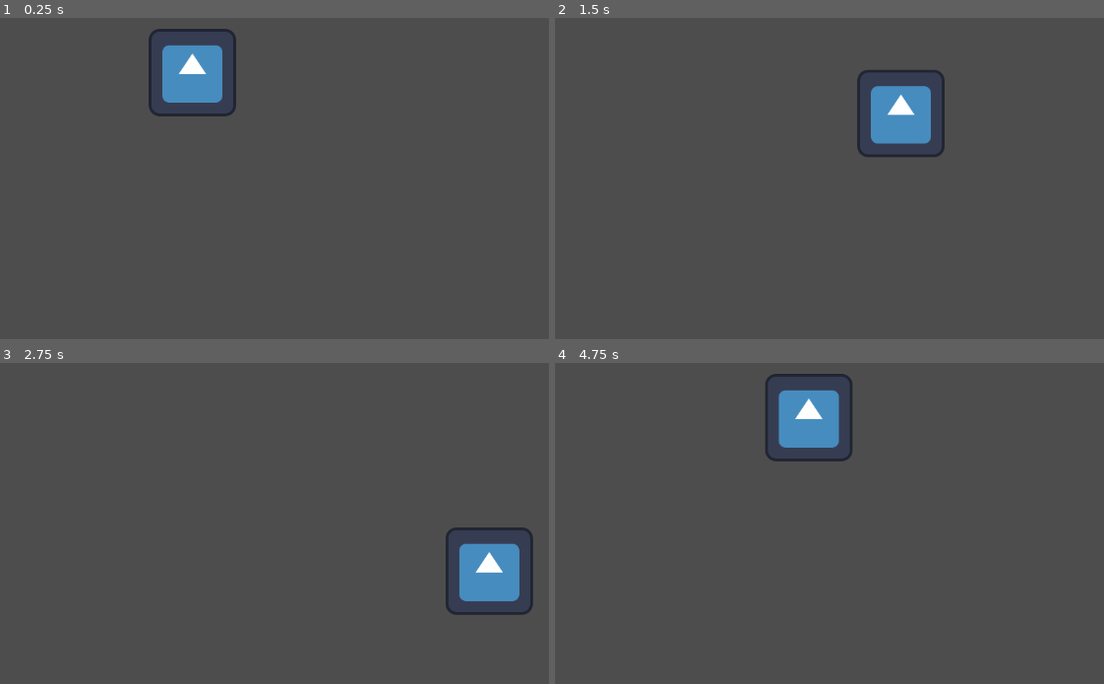
Above: before the commit, frames 1-4 (two rows, left to right).
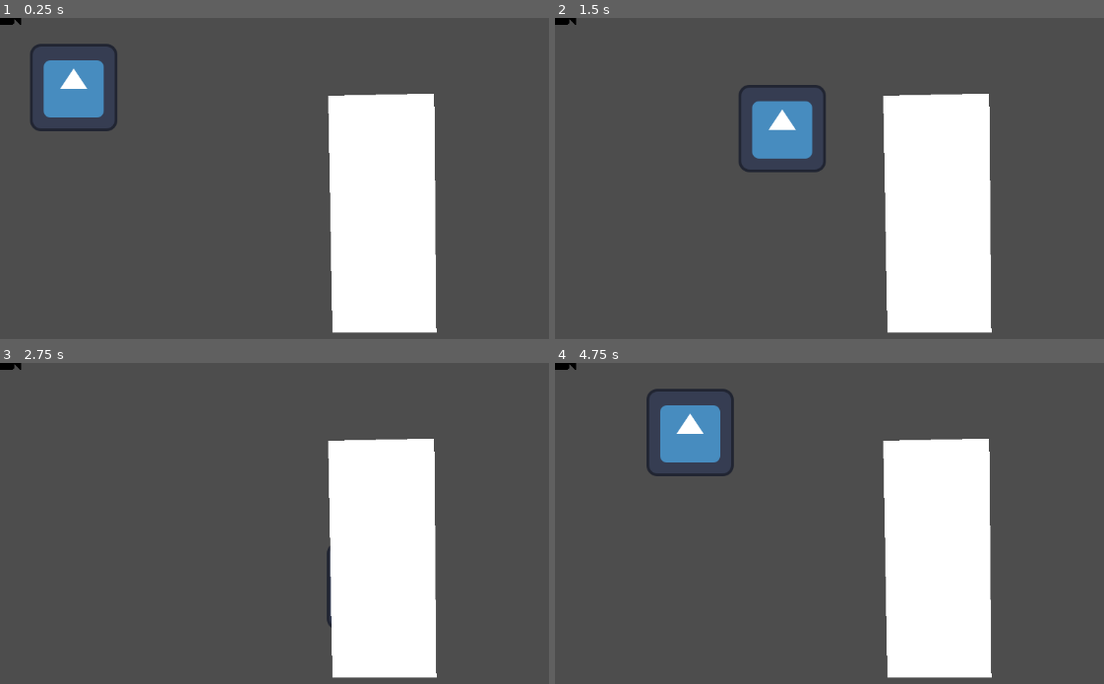
Above: after the commit, the same moments.

Repository: perrycate/ggj-2026
Game: Godot game, scene res://scenes/world/game.tscn
Two runs of this game, one before a commit and one after it. Both use one fixed random seed, a clock stepped at 60 frames per second and the inputs below. The engine's default icon, where the game draws it, is replaced by a stand-in: a white triangle on a blue panel in a dark square.
Inputs:
- Up to frame 1 (0.25 s): no input
- Up to frame 2 (1.5 s): tap Enter at 0.5 s; hold D (move_right) 0.53-1.28 s; hold S (move_down) from 1.28 s (still down)
- Up to frame 3 (2.75 s): release S (move_down) at 2.03 s; hold D (move_right) from 2.03 s (still down)
- Up to frame 4 (4.75 s): release D (move_right) at 2.78 s; hold W (move_up) 2.78-3.53 s; hold A (move_left) from 3.53 s (still down)

The runs differ from the first frame. In frame 1, 19% of the frame differs, in the area x 0-80%, y 0-99%; in frame 2, 18%; in frame 3, 17%; in frame 4, 19%.

Commit message:
player and watcher created. basic world created

Diff:
--- /dev/null
+++ b/scenes/camera/camera.tscn
@@ -0,0 +1,11 @@
+[gd_scene load_steps=3 format=3 uid="uid://qwvh0nx7hhec"]
+
+[ext_resource type="Script" uid="uid://d2b73pyf7btsx" path="res://scripts/watcher/camera.gd" id="1_6m2n3"]
+[ext_resource type="Texture2D" uid="uid://ducafcw732aa5" path="res://art/camera.png" id="2_0jiuk"]
+
+[node name="Camera" type="Node2D"]
+script = ExtResource("1_6m2n3")
+
+[node name="Sprite2D" type="Sprite2D" parent="."]
+position = Vector2(11, 0)
+texture = ExtResource("2_0jiuk")
--- /dev/null
+++ b/scenes/watcher/watcher.tscn
@@ -0,0 +1,5 @@
+[gd_scene format=3 uid="uid://bm0nx058xtv3u"]
+
+[node name="Watcher" type="Node2D"]
+
+[node name="StateMachine" type="Node" parent="."]
--- a/scenes/world/game.tscn
+++ b/scenes/world/game.tscn
@@ -1,8 +1,9 @@
-[gd_scene load_steps=5 format=3 uid="uid://7k81egc5b2va"]
+[gd_scene load_steps=6 format=3 uid="uid://7k81egc5b2va"]
 
 [ext_resource type="Script" uid="uid://bf5rqo731sapw" path="res://scripts/world/game.gd" id="1_w44h4"]
 [ext_resource type="Script" uid="uid://3464yub88grv" path="res://scripts/player/player.gd" id="2_3iwug"]
 [ext_resource type="Texture2D" uid="uid://d3v8eynat77lb" path="res://art/icon.svg" id="3_r5nxa"]
+[ext_resource type="PackedScene" uid="uid://qwvh0nx7hhec" path="res://scenes/camera/camera.tscn" id="4_r5nxa"]
 
 [sub_resource type="RectangleShape2D" id="RectangleShape2D_h30v7"]
 size = Vector2(127, 127)
@@ -11,7 +12,7 @@
 script = ExtResource("1_w44h4")
 
 [node name="player" type="CharacterBody2D" parent="."]
-position = Vector2(282, 80)
+position = Vector2(108, 102)
 script = ExtResource("2_3iwug")
 
 [node name="CollisionShape2D" type="CollisionShape2D" parent="player"]
@@ -20,3 +21,11 @@
 
 [node name="Sprite2D" type="Sprite2D" parent="player"]
 texture = ExtResource("3_r5nxa")
+
+[node name="Polygon2D" type="Polygon2D" parent="."]
+position = Vector2(639, 294)
+scale = Vector2(1.102069, 1.0915226)
+polygon = PackedVector2Array(-143.3205, -164.8793, -137.87616, 152.65439, 0.49890137, 152.65439, -2.4293213, -167.98352)
+uv = PackedVector2Array(-136, -58, -136, 148, 0.49890137, 152.65439, -2.4293213, -167.98352)
+
+[node name="Camera" parent="." instance=ExtResource("4_r5nxa")]
--- /dev/null
+++ b/scripts/states/state.gd
@@ -0,0 +1,36 @@
+extends Node
+
+class_name State
+
+signal transition
+
+const NO_MESSAGE: String = ""
+
+#@onready var body: CharacterBody3D = $"../.."
+#@onready var animation_player: AnimationPlayer = $"../../Mesh/AnimationPlayer"
+#@onready var animation_tree: AnimationTree = $"../../Mesh/AnimationTree"
+
+var state_name: String = "none"
+
+func _ready() -> void:
+	state_name = get_script().get_global_name()
+	#print(body.character_name, " state name: ", state_name)
+
+func enter(_message):
+	#print(body.character_name, " entering state: ", state_name)
+	pass
+
+func exit():
+	#print(body.character_name, " exiting state: ", state_name)
+	#body.move_and_slide()
+	pass
+
+func update(_delta: float):
+	pass
+
+func physics_update(_delta: float):
+	#body.move_and_slide()
+	pass
+
+func transition_to_state(new_state_name: String, message):
+	transition.emit(self, new_state_name, message)
--- /dev/null
+++ b/scripts/states/state_machine.gd
@@ -0,0 +1,50 @@
+extends Node
+class_name StateMachine
+
+@export var initial_state: State
+
+var states: Dictionary = {}
+var current_state: State
+
+func _ready() -> void:
+	#await owner.ready
+	for child in get_children():
+		if child is State:
+			states[child.name] = child
+			child.transition.connect(on_child_transition)
+
+	if initial_state:
+		initial_state.enter("")
+		current_state = initial_state
+
+func _process(delta: float):
+	if current_state:
+		current_state.update(delta)
+
+func _physics_process(delta: float) -> void:
+	if current_state:
+		current_state.physics_update(delta)
+
+func on_child_transition(state, new_state_name, _message):
+	if state != current_state:
+		return
+
+	var new_state = states.get(new_state_name)
+	if !new_state:
+		return
+
+	if current_state:
+		current_state.exit()
+
+	new_state.enter(_message)
+
+	current_state = new_state
+
+func transition_to(new_state_name, _message):
+	var new_state = states.get(new_state_name)
+	if !new_state:
+		return
+	if current_state:
+		current_state.exit()
+	new_state.enter(_message)
+	current_state = new_state
--- /dev/null
+++ b/scripts/watcher/camera.gd
@@ -0,0 +1 @@
+extends Node2D
Binary file added: art/camera.png
Not shown, added: art/camera.png.import
Not shown, added: scripts/states/state.gd.uid
Not shown, added: scripts/states/state_machine.gd.uid
Not shown, added: scripts/watcher/camera.gd.uid
